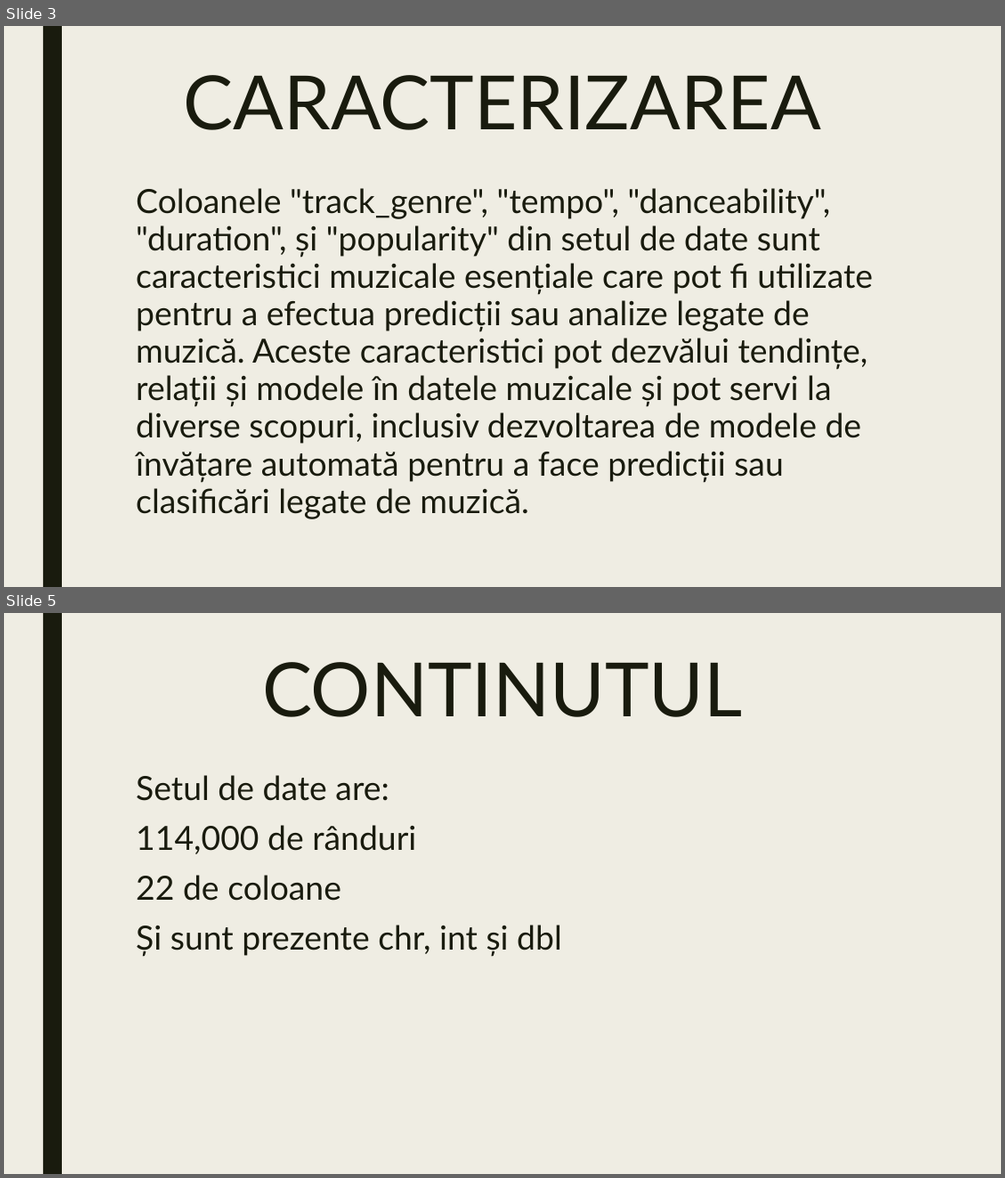
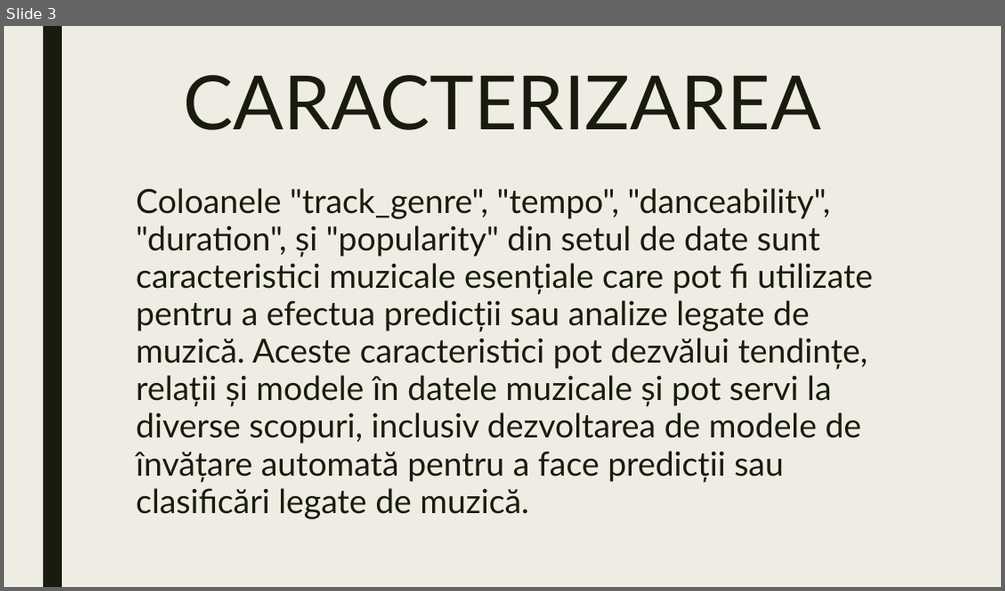
Before and after one commit to notmalicik/Github, a slide deck: Laboratorul 1/Laboratorul 1.pptx. Shown one above the other, each under a label of ours: slides 3 and 5 before the commit, slide 3 after it; the slides between them are not shown. The pictures are 1005x1178 and 1005x591 pixels, drawn with LibreOffice and Linux fonts; fonts in the diff are those of the drawing. Boxes give left, top, right and bottom in pixels: in the first picture for what was removed or moved away, otherwise in the second. Text is boxed around its words. In the diff, an @@ line names an element or a change of style, - is before the commit and + after.

```diff
--- a/Laboratorul 1/Laboratorul 1.pptx
+++ b/Laboratorul 1/Laboratorul 1.pptx
@@ slide 5 removed at [4, 613, 1001, 1174], background #EFEDE3; not listed: 1 template element that a slide beside it also shows @@
@@ text removed at [262, 662, 743, 717] @@
-CONTINUTUL
@@ text removed at [136, 775, 562, 957] @@
-Setul de date are:
-114,000 de rânduri
-22 de coloane
-Și sunt prezente chr, int și dbl
```
Also in this commit, not shown: 2 slides added, 2 other slides removed, 1 other file.
